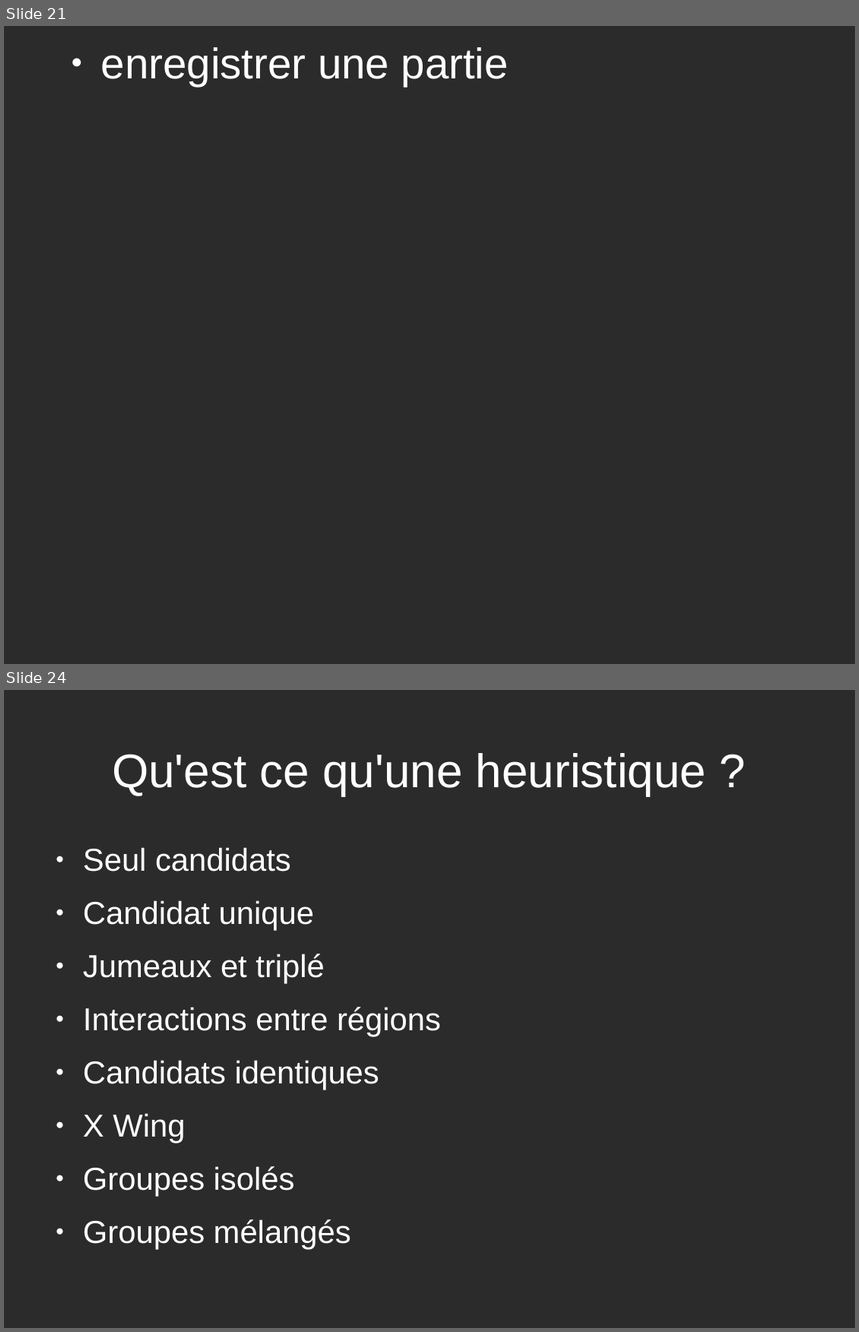
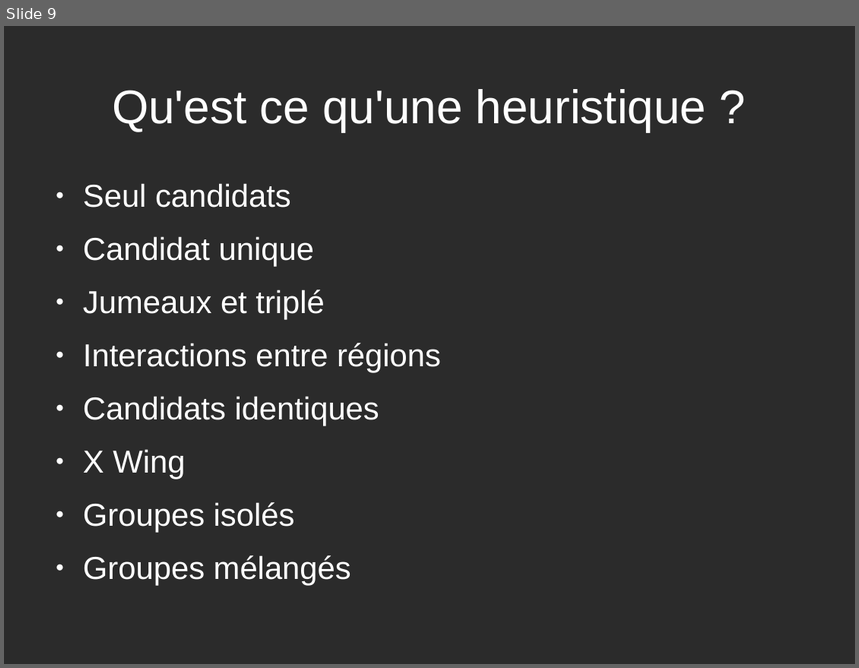
Before and after one commit to yuki1996/Sudoku, a slide deck: rapport/presentation.odp. Shown one above the other, each under a label of ours: slides 21 and 24 before the commit, slide 9 after it; the slides between them are not shown. The pictures are 859x1332 and 859x668 pixels, drawn with LibreOffice and Linux fonts; fonts in the diff are those of the drawing; background and template pictures are left out; a plain dark background stands for a picture behind light text. Boxes give left, top, right and bottom in pixels: in the first picture for what was removed or moved away, otherwise in the second. Text is boxed around its words. In the diff, an @@ line names an element or a change of style, - is before the commit and + after.

```diff
--- a/rapport/presentation.odp
+++ b/rapport/presentation.odp
@@ slide 21 removed at [4,26,855,664], background picture (left out) @@
@@ title removed at [101,47,509,86] @@
-● enregistrer une partie
@@ what was slide 24 is now slide 9 @@
```
Also in this commit, not shown: 3 slides changed, 6 slides added, 19 other slides removed.
